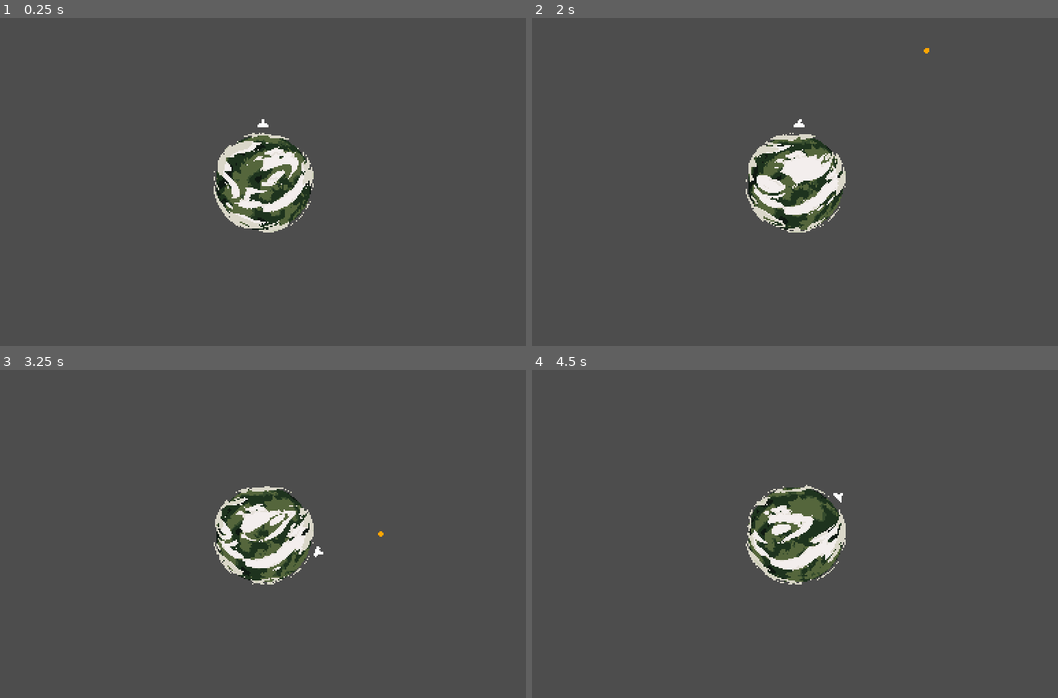
Above: before the commit, frames 1-4 (two rows, left to right).
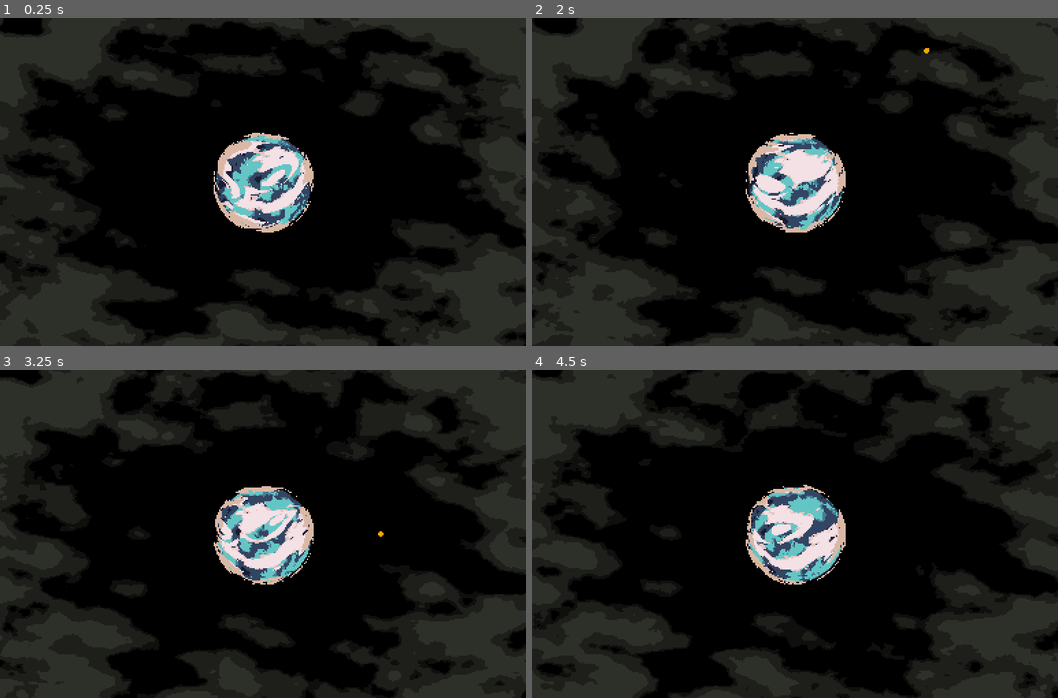
Above: after the commit, the same moments.

Repository: OriginTwo/planet-protector
Game: Godot game, scene res://scene/game.tscn
The game is run twice, just before and just after one commit, with the same random seed, the same clock (stepped at 60 frames per second) and the same inputs. The project has no main scene, so this scene is started directly.
Inputs:
- Up to frame 1 (0.25 s): no input
- Up to frame 2 (2 s): tap Enter (ui_accept) at 0.5, 0.77, 1.52 s; hold Right (ui_right) 0.53-1.28 s; hold Left (ui_left) from 1.28 s (still down)
- Up to frame 3 (3.25 s): release Left (ui_left) at 2.03 s; hold Right (ui_right) from 2.03 s (still down); tap Enter (ui_accept) at 3.02 s
- Up to frame 4 (4.5 s): release Right (ui_right) at 3.53 s; hold Left (ui_left) from 3.53 s (still down); tap Enter (ui_accept) at 3.77 s

The runs differ from the first frame. In frame 1, 99% of the frame differs, in the area x 0-100%, y 0-100%; in frame 2, 98%; in frame 3, 99%; in frame 4, 99%.

Commit message:
add background shader

Diff:
--- a/scene/game.tscn
+++ b/scene/game.tscn
@@ -1,10 +1,40 @@
-[gd_scene load_steps=4 format=3 uid="uid://d4ksmpked6pyl"]
+[gd_scene load_steps=9 format=3 uid="uid://d4ksmpked6pyl"]
 
 [ext_resource type="PackedScene" uid="uid://bkusnknrqkqwv" path="res://scene/asteroid/asteroid_spawner.tscn" id="1_20cmi"]
 [ext_resource type="PackedScene" uid="uid://d2fsu02rc373p" path="res://scene/planet/planet.tscn" id="1_85ida"]
 [ext_resource type="PackedScene" uid="uid://cx5gwvr3gw0cf" path="res://scene/cannon/cannon.tscn" id="3_oe5xk"]
+[ext_resource type="Shader" path="res://scene/space.gdshader" id="4_ij87d"]
+[ext_resource type="Script" path="res://scene/space.gd" id="5_vp7i7"]
+
+[sub_resource type="FastNoiseLite" id="FastNoiseLite_ajwie"]
+frequency = 0.02
+metadata/_preview_in_3d_space_ = true
+
+[sub_resource type="NoiseTexture2D" id="NoiseTexture2D_u4lsv"]
+width = 256
+height = 256
+seamless = true
+noise = SubResource("FastNoiseLite_ajwie")
+
+[sub_resource type="ShaderMaterial" id="ShaderMaterial_dk8l6"]
+shader = ExtResource("4_ij87d")
+shader_parameter/time = 0.0
+shader_parameter/time_scale = 0.025
+shader_parameter/colors = null
+shader_parameter/stripe_angle = -1.0
+shader_parameter/stripe_impact = 0.1
+shader_parameter/stripe_frequency = 50.0
+shader_parameter/noise = SubResource("NoiseTexture2D_u4lsv")
 
 [node name="Game" type="Node"]
+
+[node name="ColorRect" type="ColorRect" parent="."]
+material = SubResource("ShaderMaterial_dk8l6")
+offset_left = -192.0
+offset_top = -120.0
+offset_right = 192.0
+offset_bottom = 120.0
+script = ExtResource("5_vp7i7")
 
 [node name="AsteroidSpawner" parent="." instance=ExtResource("1_20cmi")]
 
@@ -13,3 +43,4 @@
 [node name="Camera2D" type="Camera2D" parent="Planet"]
 
 [node name="Cannon" parent="." instance=ExtResource("3_oe5xk")]
+visible = false
--- a/scene/planet/planet.gd
+++ b/scene/planet/planet.gd
@@ -34,7 +34,7 @@
 	cloud.size = Vector2((Global.PLANET_RADIUS + 2)*2, (Global.PLANET_RADIUS + 2)*2)
 	cloud.position = Vector2(-Global.PLANET_RADIUS - 2, -Global.PLANET_RADIUS - 2)
 	cloud.material.set_shader_parameter("pixels", (Global.PLANET_RADIUS + 2)*2)
-	cloud.material.set_shader_parameter("cloud_cover", randf_range(0.35, 0.5))
+	cloud.material.set_shader_parameter("cloud_cover", randf_range(0.35, 0.45))
 	cloud.material.set_shader_parameter("light_origin", Vector2(0.5, 0.5))
 	cloud.material.set_shader_parameter("time_speed", randf_range(0.15, 0.2))
 	cloud.material.set_shader_parameter("size", randf_range(4.5, 5.4))
--- /dev/null
+++ b/scene/space.gd
@@ -0,0 +1,21 @@
+extends ColorRect
+
+var shader_time : float
+
+func _ready() -> void:
+	material.set_shader_parameter("time_scale", randf_range(0.015, 0.025))
+	material.set_shader_parameter("stripe_angle", randf_range(-PI/3, PI/3))
+	material.set_shader_parameter("stripe_impact", randf_range(0.06, 0.09))
+	material.set_shader_parameter("stripe_frequency", randf_range(35.0, 55.0))
+
+	# randomize color
+	var seed_colors := Palette.generate(randi()%2 + 3, randf_range(0.7, 0.9), 0.2)
+	var colors : Array[Color]
+	for i in 4:
+		var new_col := seed_colors[0].darkened(i/3.0)
+		colors.append(new_col*0.4)
+	material.set_shader_parameter("colors", colors)
+
+func _process(delta: float) -> void:
+	shader_time += delta
+	material.set_shader_parameter("time", shader_time)
--- /dev/null
+++ b/scene/space.gdshader
@@ -0,0 +1,69 @@
+shader_type canvas_item;
+
+uniform sampler2D noise : source_color, repeat_enable;
+
+uniform float time = 0.0;
+uniform float time_scale = 0.2;
+uniform vec4 colors[4] : source_color;
+
+uniform float stripe_angle = -1.0;
+uniform float stripe_impact = 0.1;
+uniform float stripe_frequency = 50.0;
+
+void fragment() {
+	vec2 shifted_uv = vec2(UV.x + sin(time*time_scale*0.2), UV.y + sin(time*time_scale*0.2));
+	float n1 = texture(noise, shifted_uv).r;
+	shifted_uv = vec2(UV.x*1.2 - sin(time*time_scale*0.5), UV.y*1.2 - sin(time*time_scale*0.5));
+	float n2 = texture(noise, shifted_uv).r;
+	shifted_uv = vec2(UV.x*0.7 - sin(time*time_scale*0.4), UV.y*0.7 + sin(time*time_scale*0.4));
+	float n3 = texture(noise, shifted_uv).r;
+	float n = (n1 + n2*0.5 + n3*0.5)*0.5;
+
+	// vignette
+	float dist = distance(UV, vec2(0.5));
+	n *= dist*2.0*0.9;
+
+	// stripe
+	float stripe = stripe_impact*sin((UV.y - stripe_angle*UV.x)*stripe_frequency);
+	n += stripe;
+
+	vec3 color = colors[3].rgb;
+
+	if (false) {
+		if (n > 0.48) {
+			color = colors[2].rgb;
+		}
+		else if (n > 0.38) {
+			color = colors[1].rgb;
+		}
+		else if (n > 0.35) {
+			color = colors[0].rgb;
+		}
+	}
+	else {
+		if (false) {
+			if (n > 0.48) {
+				color = colors[2].rgb;
+			}
+			else if (n > 0.38) {
+				color = colors[0].rgb;
+			}
+			else if (n > 0.35) {
+				color = colors[1].rgb;
+			}
+		}
+		else {
+			if (n > 0.48) {
+				color = colors[0].rgb;
+			}
+			else if (n > 0.38) {
+				color = colors[1].rgb;
+			}
+			else if (n > 0.35) {
+				color = colors[2].rgb;
+			}
+		}
+	}
+
+	COLOR = vec4(color.rgb, 1);
+}
Not shown, changed: todo.txt
